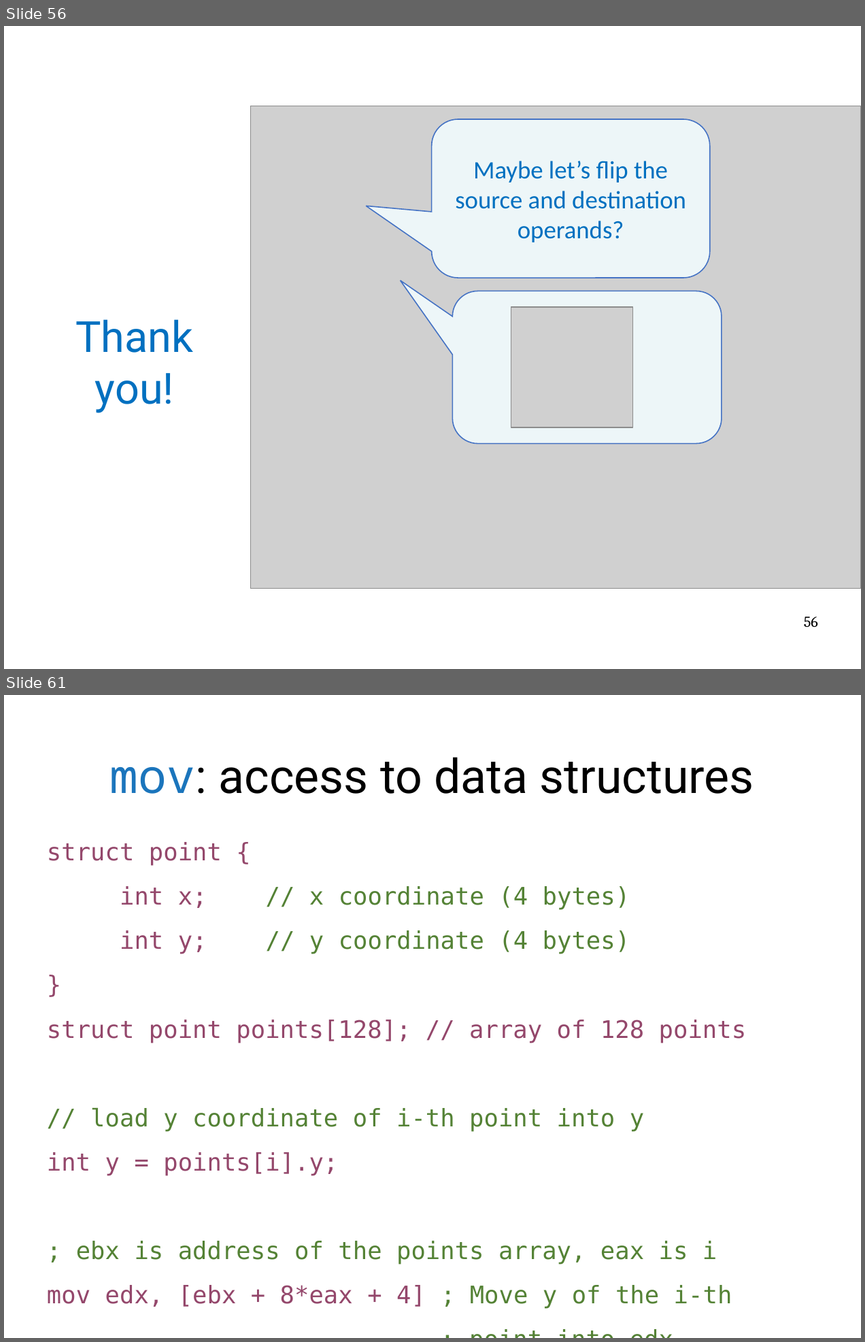
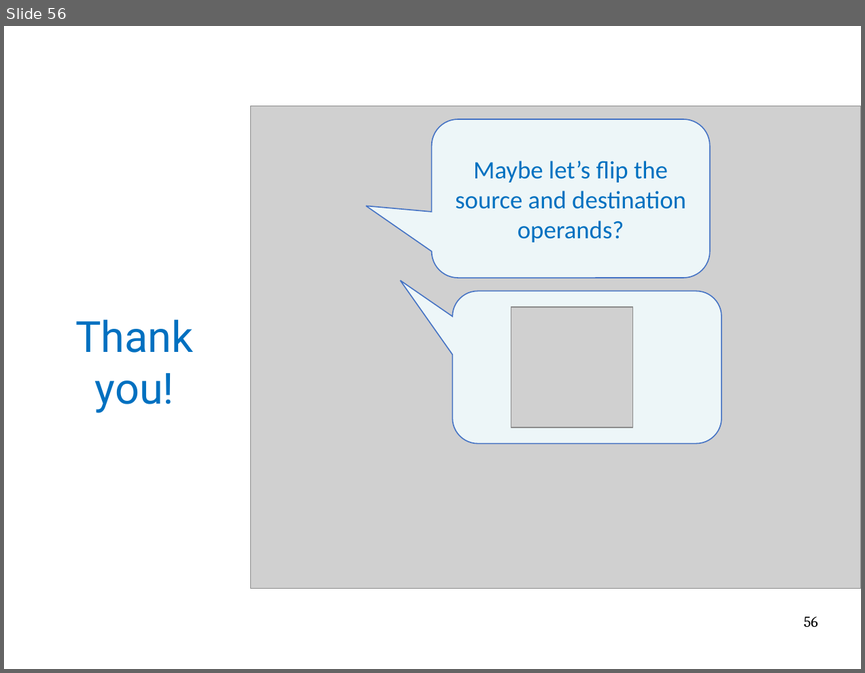
Before and after one commit to mars-research/cs5460, a slide deck: static/lectures/lecture03-x86-asm/lecture03-x86-asm.pptx. Shown one above the other, each under a label of ours: slides 56 and 61 before the commit, slide 56 after it; the slides between them are not shown. The pictures are 865x1342 and 865x673 pixels, drawn with LibreOffice and Linux fonts; fonts in the diff are those of the drawing; grey boxes stand for pictures. Boxes give left, top, right and bottom in pixels: in the first picture for what was removed or moved away, otherwise in the second. Text is boxed around its words. In the diff, an @@ line names an element or a change of style, - is before the commit and + after.

```diff
--- a/static/lectures/lecture03-x86-asm/lecture03-x86-asm.pptx
+++ b/static/lectures/lecture03-x86-asm/lecture03-x86-asm.pptx
@@ slide 61 removed at (4,695,861,1338), background #FFFFFF @@
@@ title removed at (110,757,754,794) @@
-mov: access to data structures
@@ text removed at (47,842,747,1308) @@
-struct point {
-int x; // x coordinate (4 bytes)
-int y; // y coordinate (4 bytes)
-}
-struct point points[128]; // array of 128 points
-// load y coordinate of i-th point into y
-int y = points[i].y;
-; ebx is address of the points array, eax is i
-mov edx, [ebx + 8*eax + 4] ; Move y of the i-th
-; point into edx
```
Also in this commit, not shown: 49 other slides removed, 23 other files.
